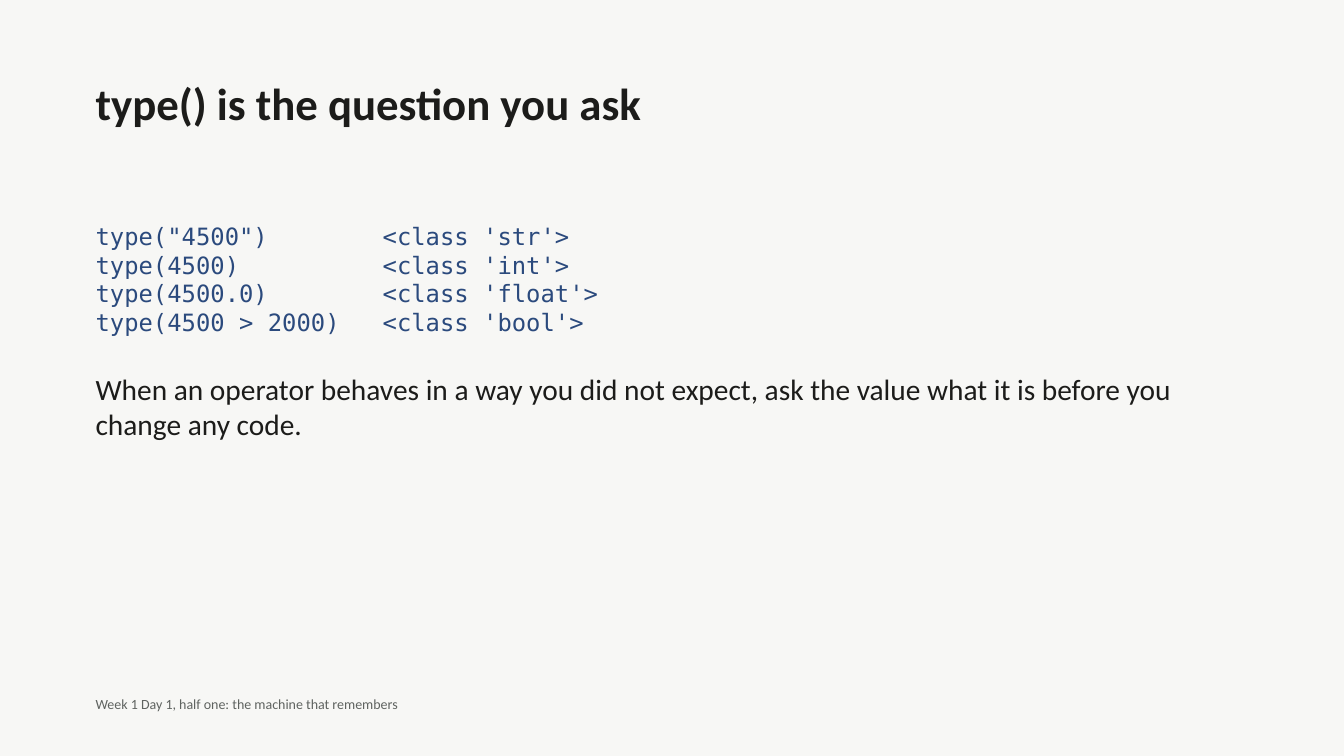
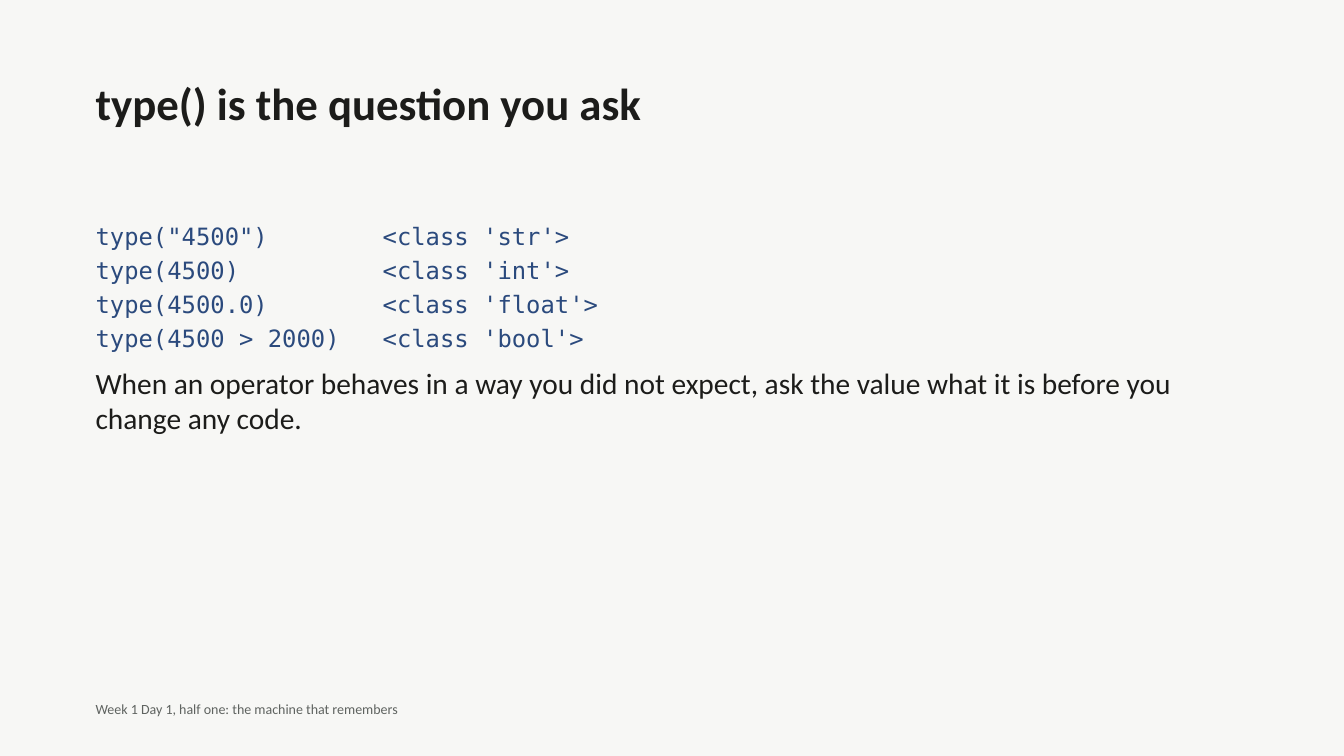
Before and after one commit to fde-academy-lab/c2-content-factory, a slide deck: slide 19 of content/W01/D1/C2_W01_D01_deck_half1_STUDENT.pptx. Drawn at 1344x756 pixels with LibreOffice and Linux fonts; fonts in the diff are those of the drawing. Boxes give left, top, right and bottom in pixels: in the first picture for what was removed or moved away, otherwise in the second. Text is boxed around its words. In the diff, an @@ line names an element or a change of style, - is before the commit and + after.

```diff
--- a/content/W01/D1/C2_W01_D01_deck_half1_STUDENT.pptx
+++ b/content/W01/D1/C2_W01_D01_deck_half1_STUDENT.pptx
@@ text "type("4500") <class 'str'>" at bbox=[96, 226, 583, 352]: more space between paragraphs @@
@@ text at bbox=[96, 379, 1171, 440]: paragraph removed @@
-When an operator behaves in a way you did not expect, ask the value what it is before you change any code.
@@ text added at bbox=[96, 373, 1171, 434], 21 pt, text #1C1C1A @@
+When an operator behaves in a way you did not expect, ask the value what it is before you change any code.
@@ text "Week 1 Day 1, half ...": place and size @@
-text "Week 1 Day 1, half ..." at bbox=[96, 699, 397, 711]
+text "Week 1 Day 1, half ..." at bbox=[96, 704, 397, 716]
```
Also in this commit, not shown: 30 other slides changed, 7 other files.
